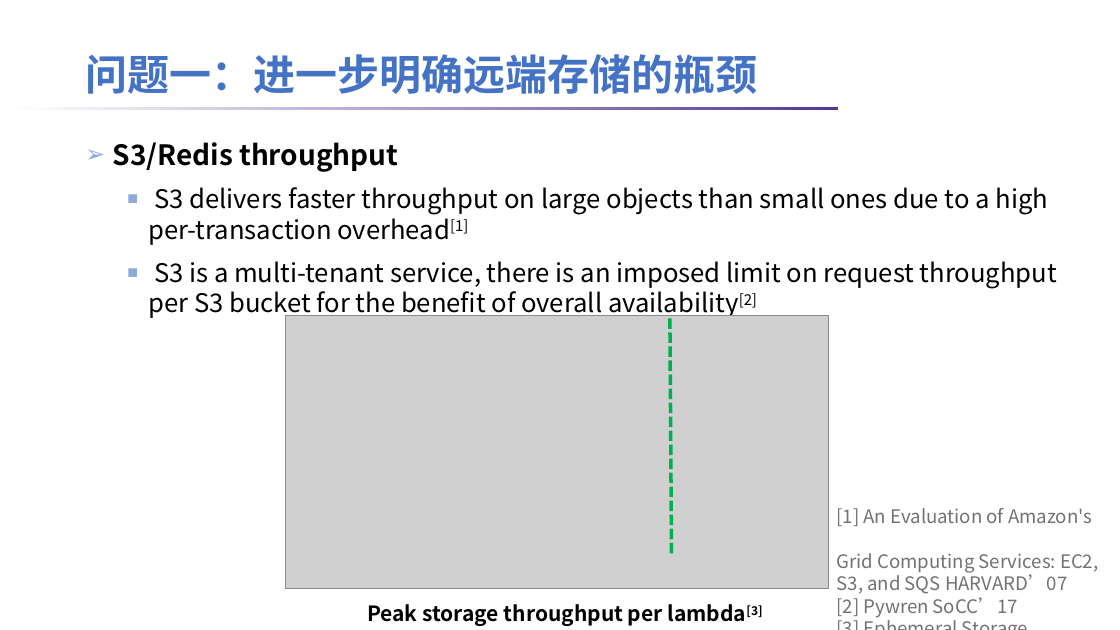
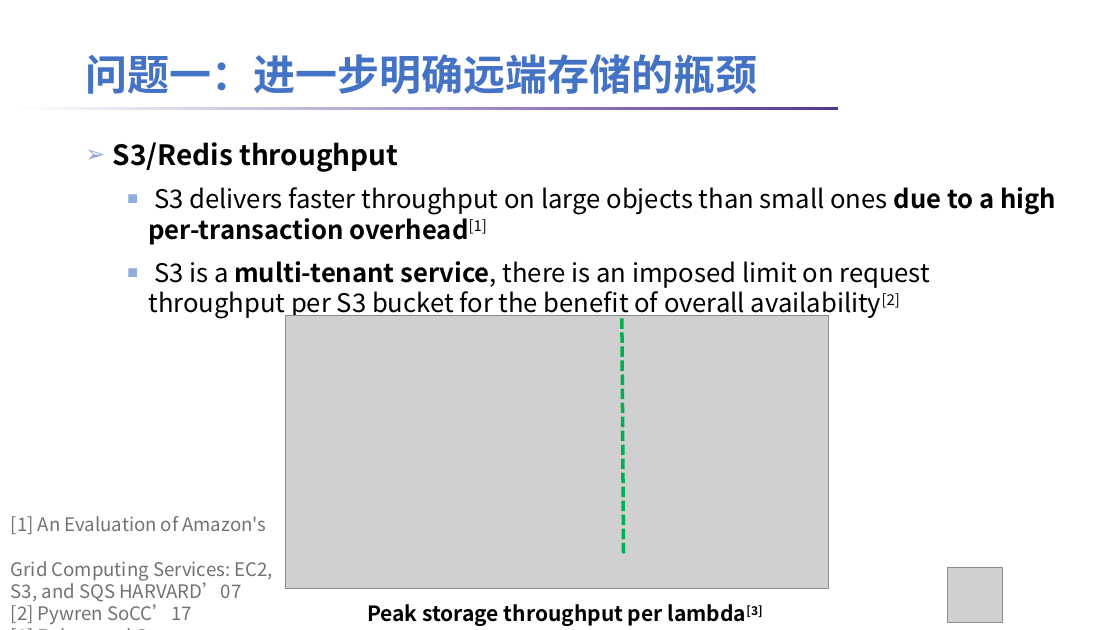
Before and after one commit to lt2000/ADSL, a slide deck: slide 10 of meeting/Serverless数据分析应用特征的定性分析.pptx. Drawn at 1120x630 pixels with LibreOffice and Linux fonts; fonts in the diff are those of the drawing; grey boxes stand for pictures; background and template pictures are left out. Boxes give left, top, right and bottom in pixels: in the first picture for what was removed or moved away, otherwise in the second. Text is boxed around its words. In the diff, an @@ line names an element or a change of style, - is before the commit and + after.

```diff
--- a/meeting/Serverless数据分析应用特征的定性分析.pptx
+++ b/meeting/Serverless数据分析应用特征的定性分析.pptx
@@ text at (x1=148, y1=187, x2=1056, y2=319): bold on in "due to a high per-transaction overhead[1]", "multi-tenant service," @@
@@ line moved from (671, 554) - (670, 316) to (623, 554) - (622, 316) @@
@@ text "[1] An Evaluation of Amazon's" moved from (x1=837, y1=508, x2=1098, y2=618) to (x1=11, y1=516, x2=272, y2=625) @@
@@ picture added at (x1=948, y1=567, x2=1002, y2=622) @@
```
Also in this commit, not shown: 3 other slides changed.
